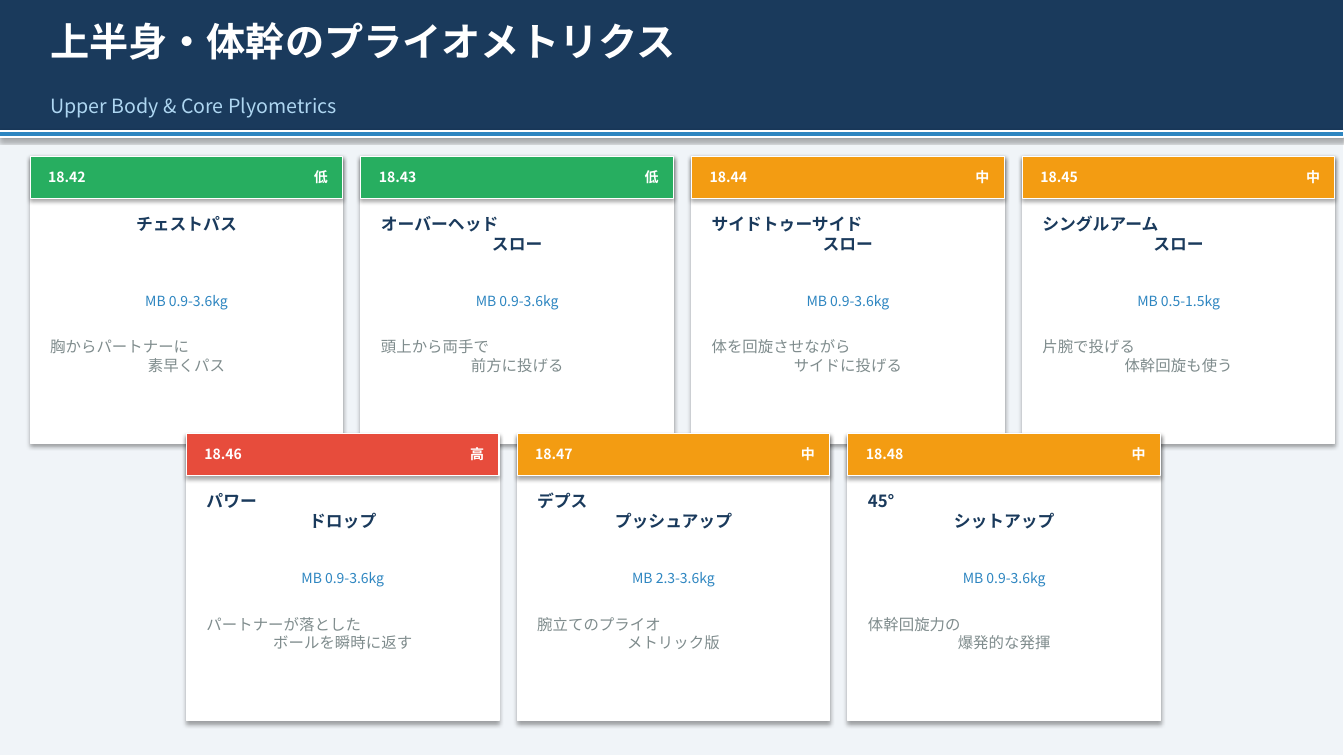
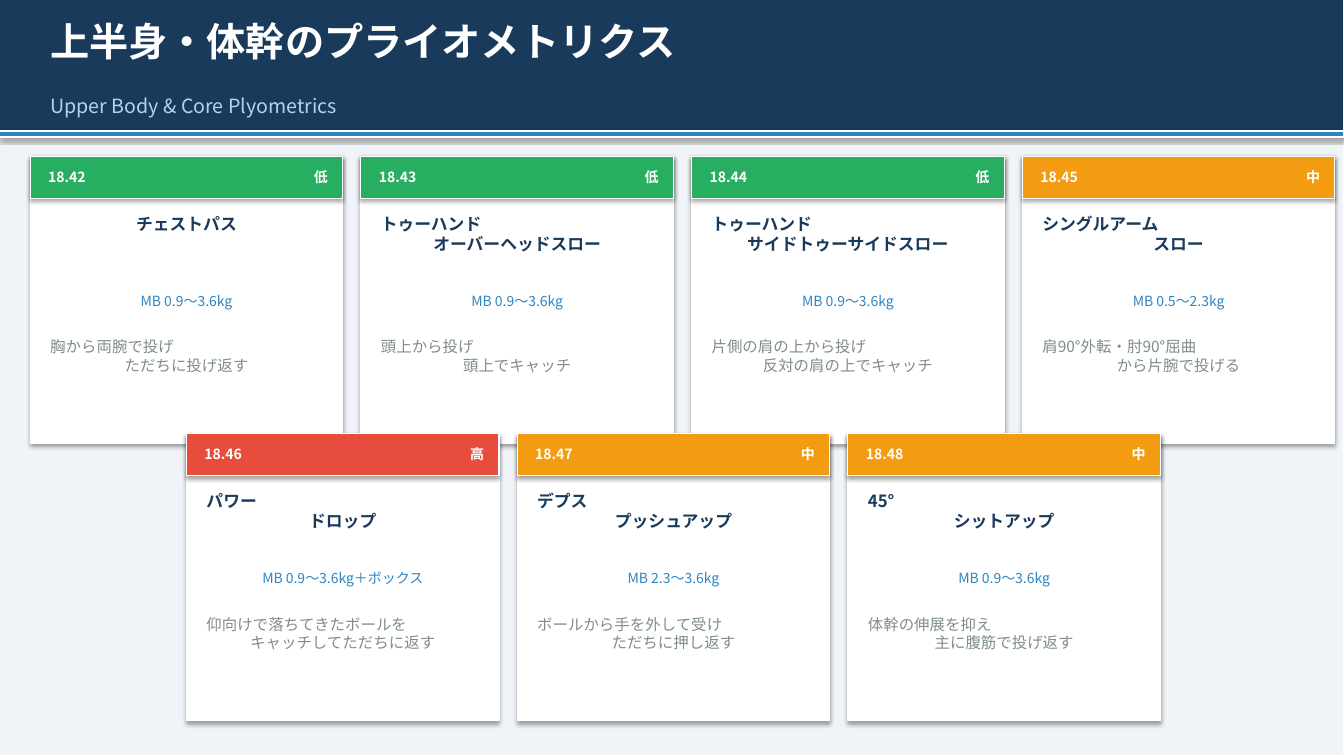
Before and after one commit to nagata2004-hub/sports-trainer-site, a slide deck: slide 15 of plyometrics/⑤プライオメトリクス講義スライド.pptx. Drawn at 1344x756 pixels with LibreOffice and Linux fonts; fonts in the diff are those of the drawing. Boxes give left, top, right and bottom in pixels: in the first picture for what was removed or moved away, otherwise in the second. Text is boxed around its words. In the diff, an @@ line names an element or a change of style, - is before the commit and + after.

```diff
--- a/plyometrics/⑤プライオメトリクス講義スライド.pptx
+++ b/plyometrics/⑤プライオメトリクス講義スライド.pptx
@@ rectangle at (692,156,1004,199): fill #F39C12 to #27AE60 @@
@@ text at (975,170,989,183): text changed @@
-中
+低
@@ text at (381,216,601,252): text changed @@
-オーバーヘッド
-スロー
+トゥーハンド
+オーバーヘッドスロー
@@ text at (712,216,948,252): text changed @@
-サイドトゥーサイド
-スロー
+トゥーハンド
+サイドトゥーサイドスロー
@@ text at (141,295,232,310): text changed @@
-MB 0.9-3.6kg
+MB 0.9〜3.6kg
@@ text at (471,295,563,310): text changed @@
-MB 0.9-3.6kg
+MB 0.9〜3.6kg
@@ text at (802,295,894,310): text changed @@
-MB 0.9-3.6kg
+MB 0.9〜3.6kg
@@ text at (1133,295,1224,310): text changed @@
-MB 0.5-1.5kg
+MB 0.5〜2.3kg
@@ text at (50,339,249,372): text changed @@
-胸からパートナーに
-素早くパス
+胸から両腕で投げ
+ただちに投げ返す
@@ text at (381,339,571,372): text changed @@
-頭上から両手で
-前方に投げる
+頭上から投げ
+頭上でキャッチ
@@ text at (712,339,933,372): text changed @@
-体を回旋させながら
-サイドに投げる
+片側の肩の上から投げ
+反対の肩の上でキャッチ
@@ text at (1042,339,1241,372): text changed @@
-片腕で投げる
-体幹回旋も使う
+肩90°外転・肘90°屈曲
+から片腕で投げる
@@ text at (262,571,423,587): text changed @@
-MB 0.9-3.6kg
+MB 0.9〜3.6kg＋ボックス
@@ text at (628,572,719,587): text changed @@
-MB 2.3-3.6kg
+MB 2.3〜3.6kg
@@ text at (958,572,1050,587): text changed @@
-MB 0.9-3.6kg
+MB 0.9〜3.6kg
@@ text at (206,617,435,649): text changed @@
-パートナーが落とした
-ボールを瞬時に返す
+仰向けで落ちてきたボールを
+キャッチしてただちに返す
@@ text at (537,617,736,649): text changed @@
-腕立てのプライオ
-メトリック版
+ボールから手を外して受け
+ただちに押し返す
@@ text at (868,617,1074,649): text changed @@
-体幹回旋力の
-爆発的な発揮
+体幹の伸展を抑え
+主に腹筋で投げ返す
```
Also in this commit, not shown: 19 other slides changed, 4 other files.
